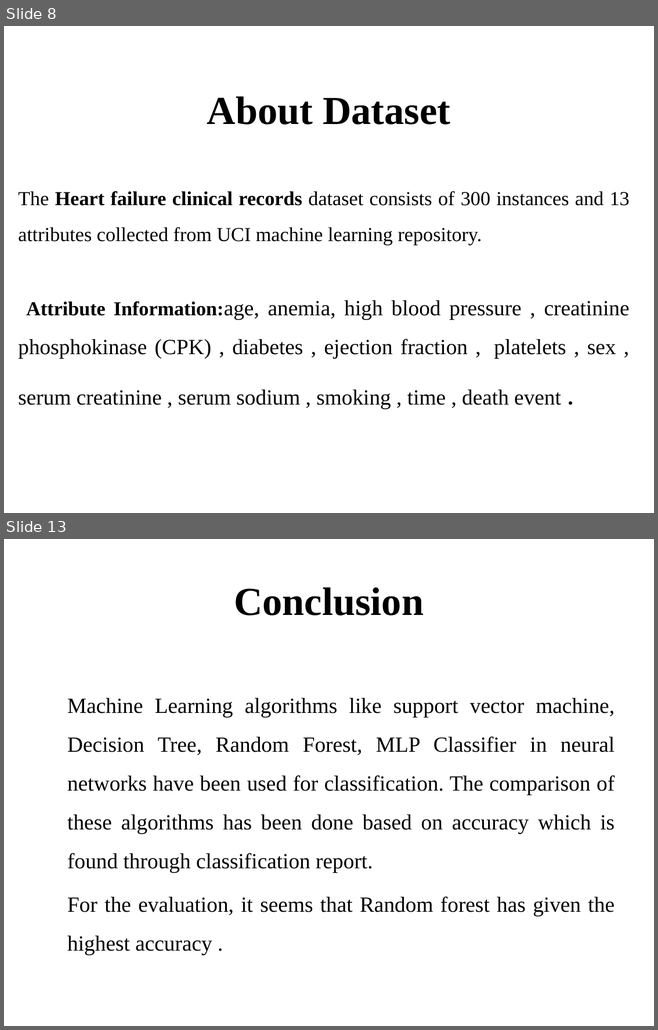
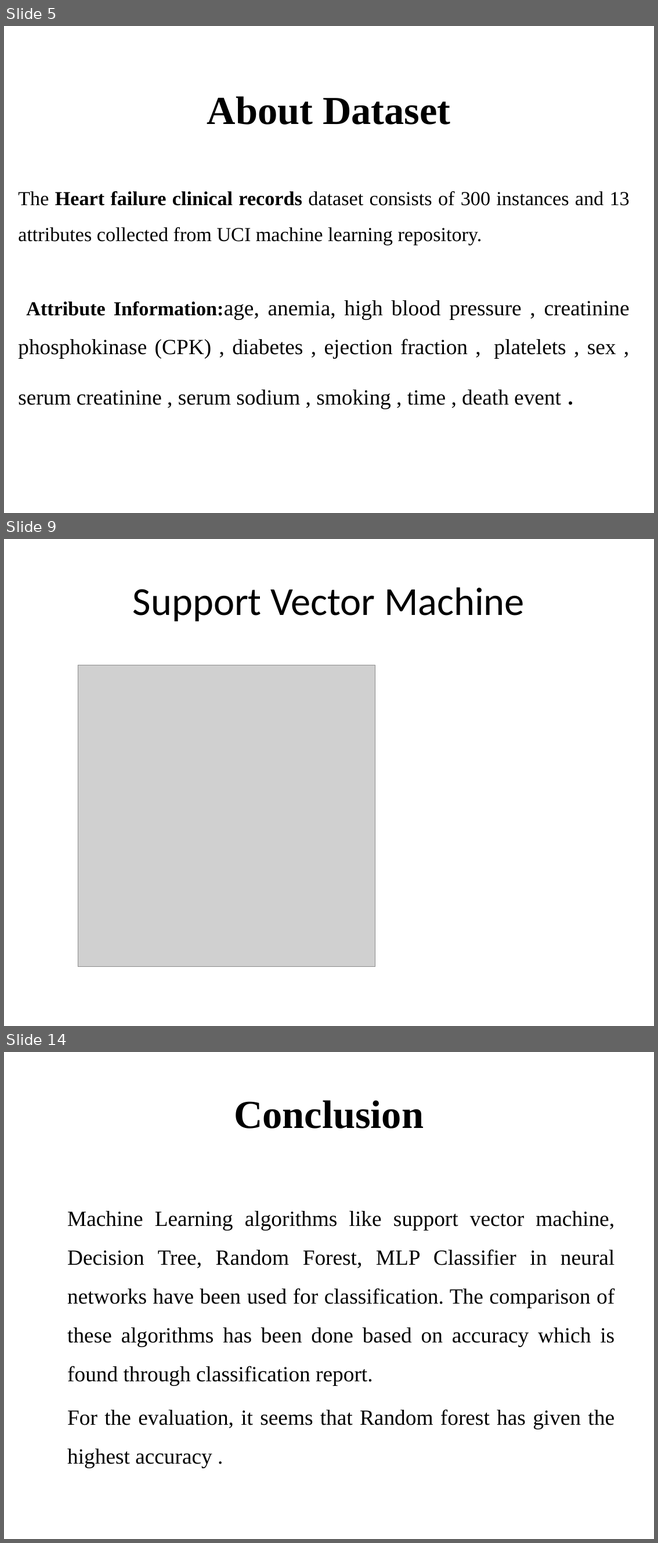
Before and after one commit to sathyapramod/ml-heart-survial, a slide deck: SathyaPramod.pptx. Shown one above the other, each under a label of ours: slides 8 and 13 before the commit, slides 5, 9 and 14 after it; the slides between them are not shown. The pictures are 658x1030 and 658x1543 pixels, drawn with LibreOffice and Linux fonts; fonts in the diff are those of the drawing; grey boxes stand for pictures; background and template pictures are left out. Boxes give left, top, right and bottom in pixels: in the first picture for what was removed or moved away, otherwise in the second. Text is boxed around its words. In the diff, an @@ line names an element or a change of style, - is before the commit and + after.

```diff
--- a/SathyaPramod.pptx
+++ b/SathyaPramod.pptx
@@ slide 9 added at box(4, 539, 654, 1026), background picture (left out) @@
@@ title added at box(133, 587, 524, 621), 44 pt, text #000000 @@
+Support Vector Machine
@@ picture added at box(78, 665, 375, 967) @@
@@ what was slide 8 is now slide 5 @@
@@ what was slide 13 is now slide 14 @@
```
Also in this commit, not shown: 8 slides changed, 3 other slides added, 3 slides removed, 1 other file.
